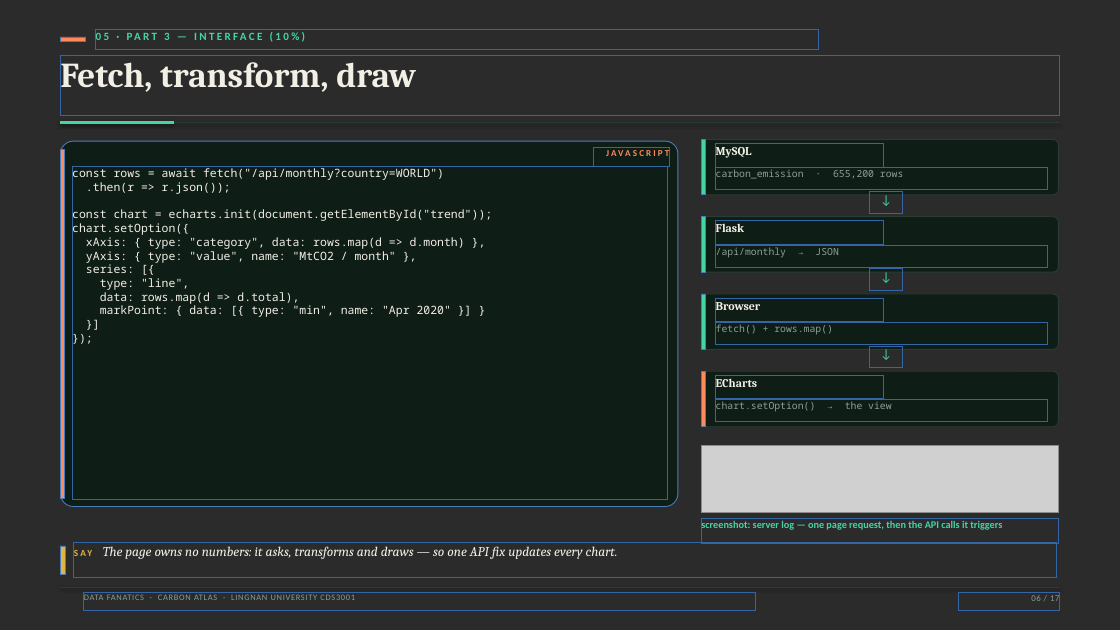
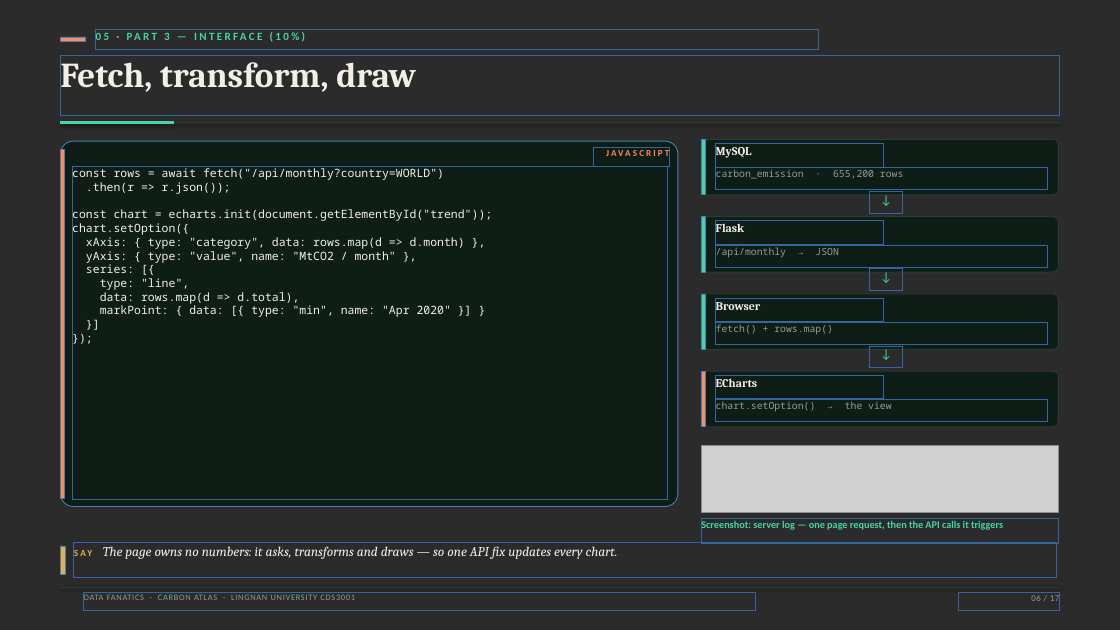
Before and after one commit to AaaaaronLIN/carbon-atlas-cds3001, a slide deck: slide 6 of deliverable/Carbon_Atlas_Deck.pptx. Drawn at 1120x630 pixels with LibreOffice and Linux fonts; fonts in the diff are those of the drawing; grey boxes stand for pictures; background and template pictures are left out; a plain dark background stands for a picture behind light text. Boxes give left, top, right and bottom in pixels: in the first picture for what was removed or moved away, otherwise in the second. Text is boxed around its words. In the diff, an @@ line names an element or a change of style, - is before the commit and + after.

```diff
--- a/deliverable/Carbon_Atlas_Deck.pptx
+++ b/deliverable/Carbon_Atlas_Deck.pptx
@@ text at [701,520,1003,532]: text changed @@
-screenshot: server log — one page request, then the API calls it triggers
+Screenshot: server log — one page request, then the API calls it triggers
```
Also in this commit, not shown: 10 other slides changed, 5 other files.
